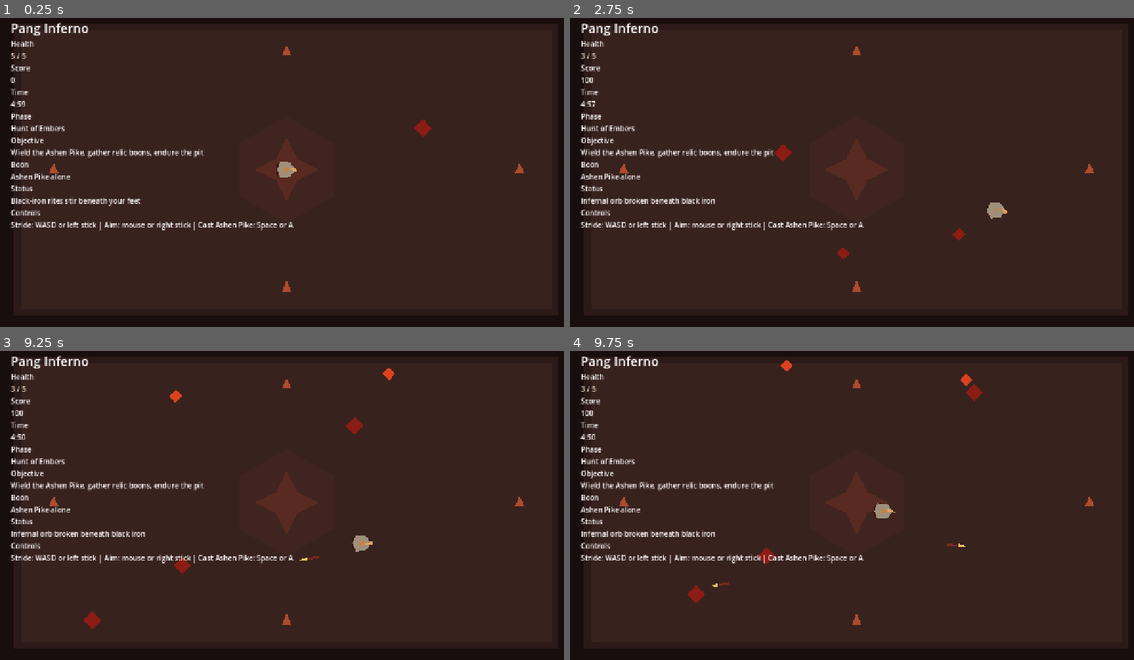
Above: before the commit, frames 1-4 (two rows, left to right).
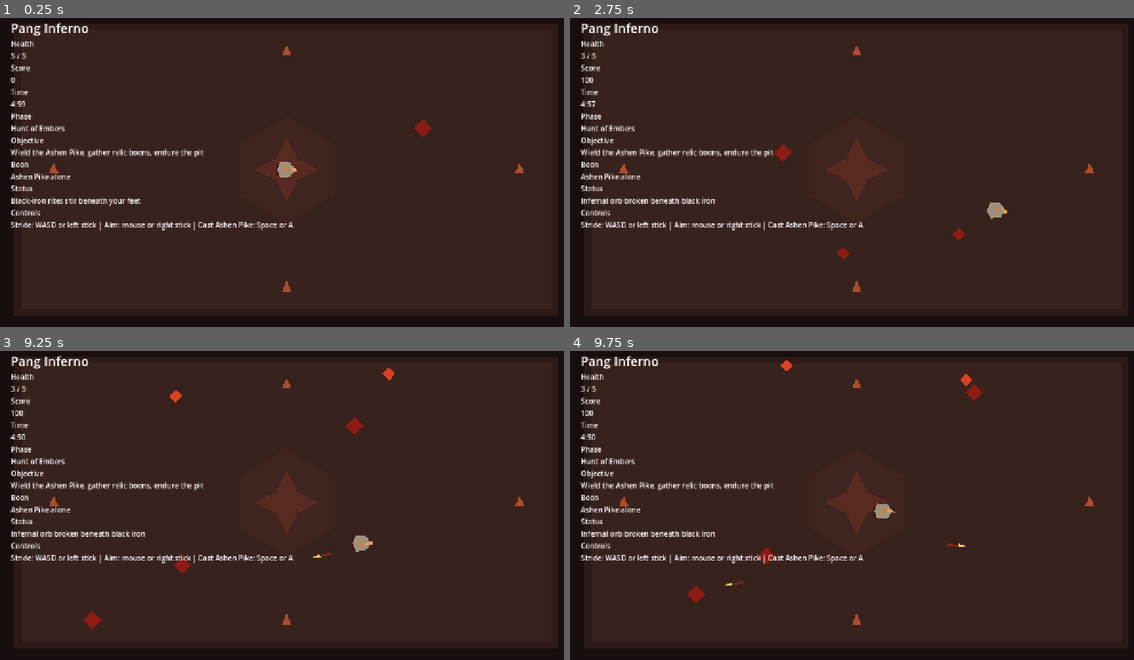
Above: after the commit, the same moments.

Repository: fj-vega/pang-inferno
Game: Godot game, scene res://scenes/main/Main.tscn
Two runs of this game, one before a commit and one after it. Both use one fixed random seed, a clock stepped at 60 frames per second and the inputs below.
Inputs (mouse positions are in pixels of both pictures, inside the frame that each line leads up to):
- Up to frame 1 (0.25 s): no input
- Up to frame 2 (2.75 s): tap Enter at 0.5, 2.1 s; move the mouse to (981, 153) at 0.52 s; hold D (move_right) 0.53-1.28 s; hold Space (fire) 0.53-1.28 s; click (981, 153) at 0.67 s; move the mouse to (739, 184) at 1.27 s; hold S (move_down) 1.28-2.03 s; tap Space (fire) at 1.35 s; click (739, 184) at 1.42 s; move the mouse to (914, 98) at 2.02 s; hold D (move_right) from 2.03 s (still down); hold Space (fire) from 2.03 s (still down); click (914, 98) at 2.17 s
- Up to frame 3 (9.25 s): move the mouse to (259, 567) at 2.77 s; release D (move_right) at 2.78 s; release Space (fire) at 2.78 s; hold W (move_up) 2.78-3.53 s; tap P at 2.85, 5.85, 8.85 s; click (259, 567) at 2.92 s; tap Space (fire) at 3.05, 4.35, 6.05, 7.35, 9.05 s; move the mouse to (456, 551) at 3.52 s; hold Space (fire) 3.53-4.28 s; hold A (move_left) 3.53-5.03 s; click (456, 551) at 3.67 s; move the mouse to (112, 452) at 4.27 s; click (112, 452) at 4.42 s; move the mouse to (315, 502) at 5.02 s; hold S (move_down) 5.03-5.78 s; hold Space (fire) 5.03-5.78 s; tap Enter at 5.1, 8.1 s; click (315, 502) at 5.17 s; move the mouse to (203, 422) at 5.77 s; hold D (move_right) 5.78-6.53 s; click (203, 422) at 5.92 s; move the mouse to (411, 486) at 6.52 s; hold W (move_up) 6.53-7.28 s; hold Space (fire) 6.53-7.28 s; click (411, 486) at 6.67 s; move the mouse to (169, 517) at 7.27 s; hold D (move_right) 7.28-8.03 s; click (169, 517) at 7.42 s; move the mouse to (344, 431) at 8.02 s; hold S (move_down) 8.03-8.78 s; hold Space (fire) 8.03-8.78 s; click (344, 431) at 8.17 s; move the mouse to (259, 567) at 8.77 s; hold A (move_left) from 8.78 s (still down); click (259, 567) at 8.92 s
- Up to frame 4 (9.75 s): move the mouse to (1026, 551) at 9.52 s; release A (move_left) at 9.53 s; hold W (move_up) from 9.53 s (still down); hold Space (fire) from 9.53 s (still down); click (1026, 551) at 9.67 s

Frames 1-2 are identical in both runs. In frame 3, less than 0.1% of the frame differs, in the area x 53-59%, y 65-68%; in frame 4, less than 0.1%.

Commit message:
Document final state and discard mouse firing

Diff:
--- a/scripts/systems/game_flow.gd
+++ b/scripts/systems/game_flow.gd
@@ -286,7 +286,6 @@
 	changed = _add_key_action("move_down", KEY_S, KEY_DOWN) or changed
 	changed = _add_key_action("fire", KEY_SPACE, KEY_ENTER) or changed
 	changed = _add_key_action("pause", KEY_ESCAPE, KEY_P) or changed
-	changed = _add_mouse_button_action("fire", MOUSE_BUTTON_LEFT) or changed
 	changed = _add_joy_axis_action("move_left", JOY_AXIS_LEFT_X, -1.0) or changed
 	changed = _add_joy_axis_action("move_right", JOY_AXIS_LEFT_X, 1.0) or changed
 	changed = _add_joy_axis_action("move_up", JOY_AXIS_LEFT_Y, -1.0) or changed
@@ -348,17 +347,3 @@
 	event.button_index = button_index
 	InputMap.action_add_event(action_name, event)
 	return true
-
-
-func _add_mouse_button_action(action_name: StringName, button_index: MouseButton) -> bool:
-	var changed := false
-	if not InputMap.has_action(action_name):
-		InputMap.add_action(action_name)
-		changed = true
-	for existing_event in InputMap.action_get_events(action_name):
-		if existing_event is InputEventMouseButton and existing_event.button_index == button_index:
-			return changed
-	var event := InputEventMouseButton.new()
-	event.button_index = button_index
-	InputMap.action_add_event(action_name, event)
-	return true
Not shown, changed: README.md
Not shown, added: docs/FINAL_STATE.md
Not shown, changed: docs/MEMORY.md
Not shown, changed: docs/PLAN.md
Not shown, changed: docs/PRD.md
Not shown, changed: docs/STRUCTURE.md
